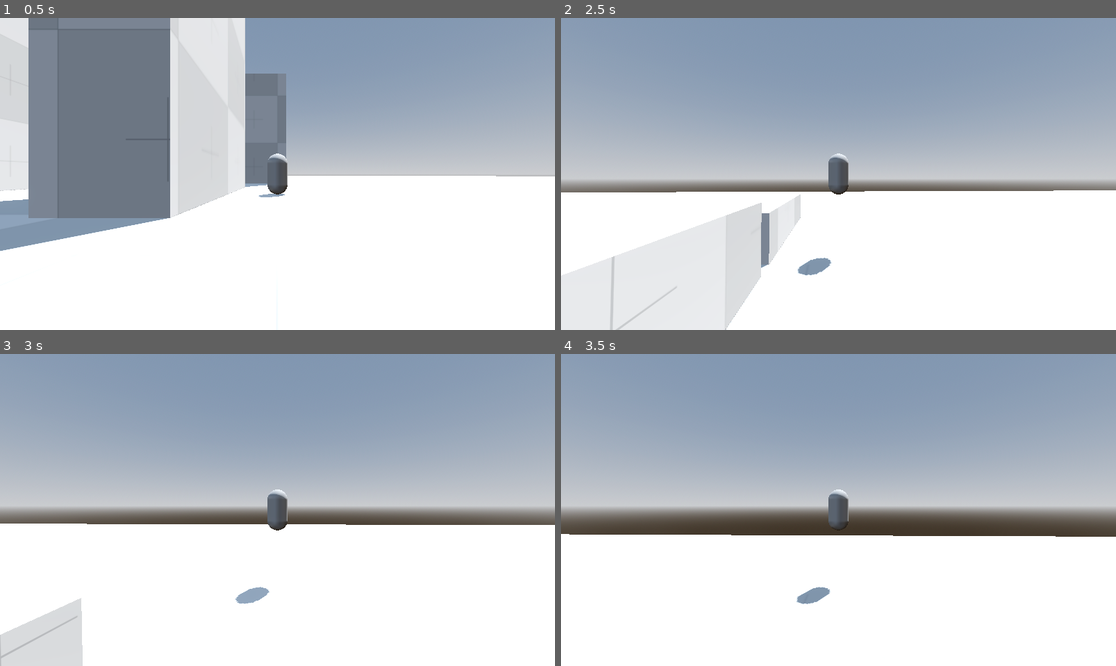
Above: before the commit, frames 1-4 (two rows, left to right).
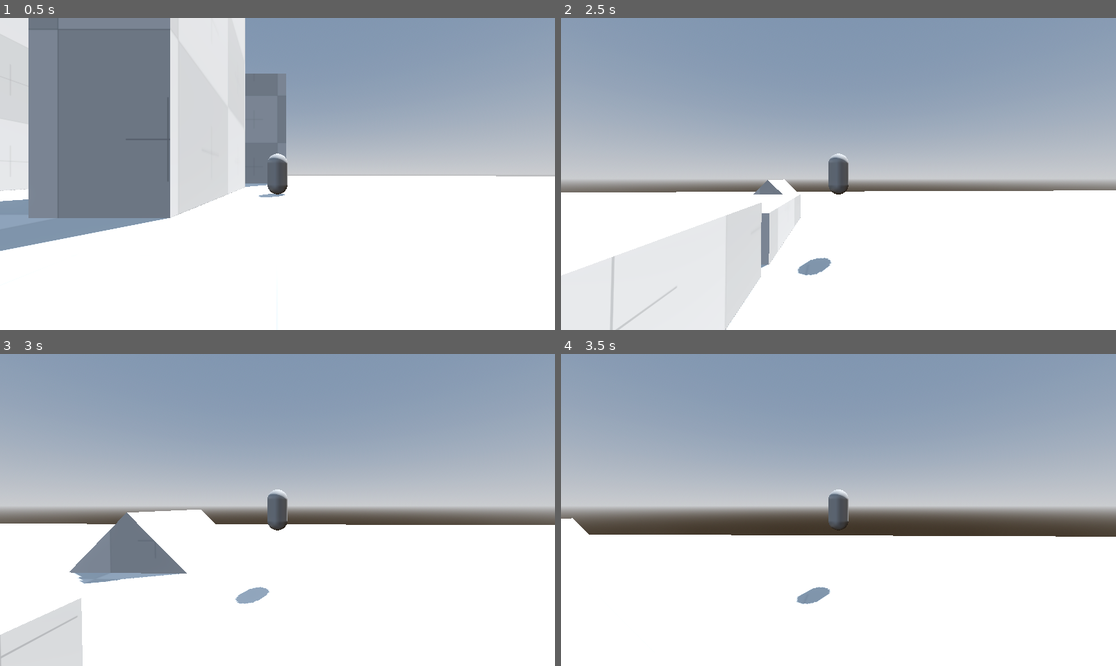
Above: after the commit, the same moments.

Repository: workingSpear/Metapathic
Game: Godot game, scene res://Scenes/test.tscn
The game is run twice, just before and just after one commit, with the same random seed, the same clock (stepped at 60 frames per second) and the same inputs. The project has no main scene, so this scene is started directly.
Inputs (mouse positions are in pixels of both pictures, inside the frame that each line leads up to):
- Up to frame 1 (0.5 s): no input
- Up to frame 2 (2.5 s): tap Enter at 0.5 s; move the mouse to (866, 174) at 0.52 s; hold Space (jump) 0.53-1.28 s; hold W (forward) from 0.53 s (still down); move the mouse to (810, 174) at 1.27 s; tap Shift (dive) at 1.35 s; tap Space (jump) at 1.52, 1.55, 1.82, 2.3 s; move the mouse to (849, 167) at 2.02 s; hold Ctrl (sprint) from 2.03 s (still down)
- Up to frame 3 (3 s): keep holding W (forward); move the mouse to (271, 516) at 2.77 s; release Ctrl (sprint) at 2.78 s; tap I at 2.85 s
- Up to frame 4 (3.5 s): keep holding W (forward); tap Space (jump) at 3.02, 3.05, 3.32 s

Frame 1 is identical in both runs. In frame 2, 0.2% of the frame differs, in the area x 34-43%, y 51-57%; in frame 3, 3.0%, in the area x 12-52%, y 44-74%; in frame 4, 0.2%.

Commit message:
Add scuffed ledge climb
When the player is in the air and trying to move towards a ledge, pressing jump will cause them to snap to the ledge even if it is slightly above them. NEEDS TO BE FINE TUNED!

Diff:
--- a/Scenes/player.tscn
+++ b/Scenes/player.tscn
@@ -15,6 +15,9 @@
 
 [sub_resource type="CapsuleMesh" id="CapsuleMesh_8od7v"]
 
+[sub_resource type="PrismMesh" id="PrismMesh_tx1dd"]
+size = Vector3(0.25, 0.25, 0.25)
+
 [node name="Player" type="CharacterBody3D" unique_id=2056012491]
 collision_layer = 2
 script = ExtResource("1_f1ek2")
@@ -27,6 +30,10 @@
 [node name="MeshInstance3D" type="MeshInstance3D" parent="MeshHolder" unique_id=1672008052]
 mesh = SubResource("CapsuleMesh_8od7v")
 
+[node name="MeshInstance3D2" type="MeshInstance3D" parent="MeshHolder" unique_id=76001889]
+transform = Transform3D(-4.371139e-08, 0, 1, 0, 1, 0, -1, 0, -4.371139e-08, 0, 0.35, -0.5)
+mesh = SubResource("PrismMesh_tx1dd")
+
 [node name="PlayerCameraHolder" type="Node3D" parent="." unique_id=358109416 node_paths=PackedStringArray("pivot_node", "camera")]
 script = ExtResource("2_tx1dd")
 pivot_node = NodePath(".")
@@ -36,6 +43,16 @@
 spring_length = 10.0
 
 [node name="Camera3D" type="Camera3D" parent="PlayerCameraHolder/SpringArm3D" unique_id=1354213438]
+
+[node name="WallCheckRaycastFeet" type="RayCast3D" parent="." unique_id=946604825]
+transform = Transform3D(1, 0, 0, 0, 1, 0, 0, 0, 1, 0, -0.9, 0)
+enabled = false
+target_position = Vector3(0, 0, 1)
+
+[node name="LedgeCheckRaycast" type="RayCast3D" parent="." unique_id=129737479]
+transform = Transform3D(1, 0, 0, 0, 1, 0, 0, 0, 1, 0, 1.5, 0)
+enabled = false
+target_position = Vector3(0, -2.4, 0)
 
 [node name="MoveStateMachine" type="Node" parent="." unique_id=564377469 node_paths=PackedStringArray("starting_state")]
 script = ExtResource("3_gymyn")
--- a/Scenes/test.tscn
+++ b/Scenes/test.tscn
@@ -21,6 +21,9 @@
 uv1_scale = Vector3(0.1, 0.1, 0.1)
 uv1_triplanar = true
 uv1_world_triplanar = true
+
+[sub_resource type="PrismMesh" id="PrismMesh_8od7v"]
+size = Vector3(10, 4.98, 10)
 
 [node name="Test" type="Node3D" unique_id=847656016]
 
@@ -81,3 +84,9 @@
 material_override = SubResource("StandardMaterial3D_o3qbn")
 use_collision = true
 size = Vector3(10, 2.5, 10)
+
+[node name="CSGMesh3D" type="CSGMesh3D" parent="." unique_id=1146761303]
+transform = Transform3D(1, 0, 0, 0, 1, 0, 0, 0, 1, -4.0584173, 1.5319977, -80.931915)
+material_override = SubResource("StandardMaterial3D_o3qbn")
+use_collision = true
+mesh = SubResource("PrismMesh_8od7v")
--- a/Scripts/Player/States/dive.gd
+++ b/Scripts/Player/States/dive.gd
@@ -64,6 +64,11 @@
 	parent_obj.velocity.y -= gravity * gravity_multiplier * delta
 	parent_obj.move_and_slide()
 
+	# Rotate the mesh towards the current velocity.
+	var horizontal_velocity = Vector3(parent_obj.velocity.x, 0.0, parent_obj.velocity.z)
+	if !horizontal_velocity.is_zero_approx():
+		mesh_holder.look_at(parent_obj.position + horizontal_velocity)
+
 	if parent_obj.is_on_floor():
 		if move_component.get_input_slide_hold():
 			return Slide.state_name
--- a/Scripts/Player/States/fall.gd
+++ b/Scripts/Player/States/fall.gd
@@ -23,16 +23,13 @@
 	)
 
 	parent_obj.velocity.y -= gravity * move_data.fall_gravity_multiplier * delta
-	# Wall jump
-	if move_component.get_input_jump_press():
-		if parent_obj.is_on_wall_only():
-			var WALL_JUMP_VERTICAL_VELOCITY: float = move_data.jump_vertical_velocity * 0.9
-			var WALL_JUMP_NORMAL_MAGNITUDE: float = 50.0
-			var wall_jump_vector: Vector3 = parent_obj.get_wall_normal() * WALL_JUMP_NORMAL_MAGNITUDE
-			parent_obj.velocity.y = max(parent_obj.velocity.y, 0.0) + WALL_JUMP_VERTICAL_VELOCITY
-			parent_obj.velocity += wall_jump_vector
 
 	parent_obj.move_and_slide()
+
+	# Rotate the mesh towards the current velocity.
+	var horizontal_velocity = Vector3(parent_obj.velocity.x, 0.0, parent_obj.velocity.z)
+	if !horizontal_velocity.is_zero_approx():
+		mesh_holder.look_at(parent_obj.position + horizontal_velocity)
 
 	if parent_obj.is_on_floor():
 		if move_component.get_input_slide_hold():
@@ -49,3 +46,36 @@
 
 func get_move_speed() -> float:
 	return move_data.fall_move_speed_sprint if move_component.get_input_sprint_hold() else move_data.fall_move_speed
+
+
+func is_moving_towards_wall() -> bool:
+	return true
+
+
+func process_input(_event: InputEvent) -> String:
+	if (_event.is_action_pressed("jump")):
+		# Check for ledge to climb.
+		wall_check_raycast_feet.target_position = move_component.get_last_input_move_direction().rotated(Vector3.UP, move_component.get_input_move_rotation())
+		wall_check_raycast_feet.force_raycast_update()
+		if wall_check_raycast_feet.is_colliding():
+			print("hit!")
+			if wall_check_raycast_feet.get_collision_normal().angle_to(Vector3.UP) > parent_obj.floor_max_angle:
+				print("wall!")
+				const LEDGE_CHECK_HEIGHT = 1.4
+				var position: Vector3 = wall_check_raycast_feet.get_collision_point()
+				ledge_check_raycast.global_position.x = position.x
+				ledge_check_raycast.global_position.y = parent_obj.global_position.y + LEDGE_CHECK_HEIGHT
+				ledge_check_raycast.global_position.z = position.z
+				ledge_check_raycast.force_raycast_update()
+				if ledge_check_raycast.is_colliding():
+					print("ledge!")
+					# Add the height of the character model
+					parent_obj.position = ledge_check_raycast.get_collision_point() + Vector3(0.0, 1.0, 0.0)
+					return ""
+		if parent_obj.is_on_wall_only():
+			var WALL_JUMP_VERTICAL_VELOCITY: float = move_data.jump_vertical_velocity * 0.9
+			var WALL_JUMP_NORMAL_MAGNITUDE: float = 50.0
+			var wall_jump_vector: Vector3 = parent_obj.get_wall_normal() * WALL_JUMP_NORMAL_MAGNITUDE
+			parent_obj.velocity.y = max(parent_obj.velocity.y, 0.0) + WALL_JUMP_VERTICAL_VELOCITY
+			parent_obj.velocity += wall_jump_vector
+	return ""
--- a/Scripts/Player/States/jump.gd
+++ b/Scripts/Player/States/jump.gd
@@ -30,6 +30,11 @@
 	parent_obj.velocity.y -= gravity * move_data.jump_gravity_multiplier * delta
 	parent_obj.move_and_slide()
 
+	# Rotate the mesh towards the current velocity.
+	var horizontal_velocity = Vector3(parent_obj.velocity.x, 0.0, parent_obj.velocity.z)
+	if !horizontal_velocity.is_zero_approx():
+		mesh_holder.look_at(parent_obj.position + horizontal_velocity)
+
 	if parent_obj.is_on_floor():
 		if move_component.get_input_slide_hold():
 			return Slide.state_name
--- a/Scripts/Player/States/move.gd
+++ b/Scripts/Player/States/move.gd
@@ -2,8 +2,6 @@
 extends MoveState
 
 static var state_name: String = "Move"
-
-@export var mesh_rotation_speed: float
 
 
 func get_state_name() -> String:
@@ -27,8 +25,13 @@
 	parent_obj.velocity.y -= gravity * move_data.move_gravity_multiplier * delta
 	parent_obj.move_and_slide()
 
-	var target_rot = atan2(move_direction.x, move_direction.z) - parent_obj.rotation.y
-	mesh_holder.rotation.y = lerp_angle(mesh_holder.rotation.y, target_rot, mesh_rotation_speed)
+	# Rotate the mesh towards the current velocity.
+	var horizontal_velocity = Vector3(parent_obj.velocity.x, 0.0, parent_obj.velocity.z)
+	if !horizontal_velocity.is_zero_approx():
+		mesh_holder.look_at(parent_obj.position + horizontal_velocity)
+
+	#var target_rot = atan2(move_direction.x, move_direction.z) - parent_obj.rotation.y
+	#mesh_holder.rotation.y = lerp_angle(mesh_holder.rotation.y, target_rot, mesh_rotation_speed)
 
 	if move_direction.is_zero_approx() and parent_obj.velocity.is_zero_approx():
 		return Idle.state_name
--- a/Scripts/Player/States/slide.gd
+++ b/Scripts/Player/States/slide.gd
@@ -2,8 +2,6 @@
 extends MoveState
 
 static var state_name: String = "Slide"
-
-@export var rotation_speed: float
 
 
 func get_state_name() -> String:
@@ -59,8 +57,13 @@
 	parent_obj.velocity.y -= gravity * move_data.move_gravity_multiplier * delta
 	parent_obj.move_and_slide()
 
-	var target_rot: float = atan2(move_direction.x, move_direction.z) - parent_obj.rotation.y
-	mesh_holder.rotation.y = lerp_angle(mesh_holder.rotation.y, target_rot, rotation_speed)
+	# Rotate the mesh towards the current velocity.
+	var horizontal_velocity = Vector3(parent_obj.velocity.x, 0.0, parent_obj.velocity.z)
+	if !horizontal_velocity.is_zero_approx():
+		mesh_holder.look_at(parent_obj.position + horizontal_velocity)
+
+	#var target_rot: float = atan2(move_direction.x, move_direction.z) - parent_obj.rotation.y
+	#mesh_holder.rotation.y = lerp_angle(mesh_holder.rotation.y, target_rot, mesh_rotation_speed)
 
 	if not move_component.get_input_slide_hold():
 		if move_direction.is_zero_approx() and parent_obj.velocity.is_zero_approx():
--- a/Scripts/Player/player.gd
+++ b/Scripts/Player/player.gd
@@ -7,11 +7,20 @@
 @onready var mesh_holder = $MeshHolder
 @onready var player_move_input_component: PlayerMoveInputComponent = $PlayerMoveInputComponent
 @onready var camera_holder: PlayerCameraController = $PlayerCameraHolder
+@onready var wall_check_raycast_feet: RayCast3D = $WallCheckRaycastFeet
+@onready var ledge_check_raycast: RayCast3D = $LedgeCheckRaycast
 
 
 func _ready() -> void:
 	camera_holder.set_cam_rotation.connect(player_move_input_component._on_camera_holder_set_cam_rotation)
-	move_state_machine.init(self, mesh_holder, player_move_input_component, player_move_data)
+	move_state_machine.init(
+		self,
+		mesh_holder,
+		player_move_input_component,
+		player_move_data,
+		wall_check_raycast_feet,
+		ledge_check_raycast,
+	)
 
 
 func _process(delta: float) -> void:
--- a/Scripts/Player/player_move_input_component.gd
+++ b/Scripts/Player/player_move_input_component.gd
@@ -8,7 +8,14 @@
 	var move_direction: Vector3
 	move_direction.x = Input.get_action_strength("right") - Input.get_action_strength("left")
 	move_direction.z = Input.get_action_strength("backward") - Input.get_action_strength("forward")
-	return move_direction.normalized() if !move_direction.is_zero_approx() else Vector3.ZERO
+
+	if !move_direction.is_zero_approx():
+		move_direction = move_direction.normalized()
+		last_input_move_direction = move_direction
+	else:
+		move_direction = Vector3.ZERO
+
+	return move_direction
 
 
 func get_input_move_rotation() -> float:
--- a/Scripts/States/move_input_component.gd
+++ b/Scripts/States/move_input_component.gd
@@ -12,11 +12,19 @@
 ## MoveInputComponent. The Player might receive inputs from button inputs, while
 ## an enemy might receive inputs from pathfinding.
 
+var last_input_move_direction: Vector3 = Vector3.FORWARD
+
 
 ## Returns a Vector3 indicating the character's target move
 ## direction, or Vector3.ZERO if there is no input.
 func get_input_move_direction() -> Vector3:
 	return Vector3.ZERO
+
+
+## Returns a Vector3 indicating the character's last non-zero
+## target move direction.
+func get_last_input_move_direction() -> Vector3:
+	return last_input_move_direction
 
 
 ## Returns a float indicating the angle to rotate the character's movement.
--- a/Scripts/States/move_state.gd
+++ b/Scripts/States/move_state.gd
@@ -25,6 +25,10 @@
 var move_component: MoveInputComponent
 ## The MoveStateData that contains movement data.
 var move_data: MoveStateData
+## Raycast to check for walls, from the character's foot.
+var wall_check_raycast_feet: RayCast3D
+## Raycast to check for ledges. Points down.
+var ledge_check_raycast: RayCast3D
 ## The project's default gravity strength.
 var gravity: int = ProjectSettings.get_setting("physics/3d/default_gravity")
 
--- a/Scripts/States/move_state_machine.gd
+++ b/Scripts/States/move_state_machine.gd
@@ -33,6 +33,8 @@
 		mesh_holder: Node3D,
 		move_component: MoveInputComponent,
 		move_data: MoveStateData,
+		wall_check_raycast_feet: RayCast3D,
+		ledge_check_raycast: RayCast3D,
 ) -> void:
 	state_dictionary = { }
 
@@ -44,6 +46,8 @@
 		child.parent_obj = parent
 		child.mesh_holder = mesh_holder
 		child.move_component = move_component
+		child.wall_check_raycast_feet = wall_check_raycast_feet
+		child.ledge_check_raycast = ledge_check_raycast
 		child.move_data = move_data
 
 	print(owner.name + ": MoveStateMachine initialized with MoveStates:")
